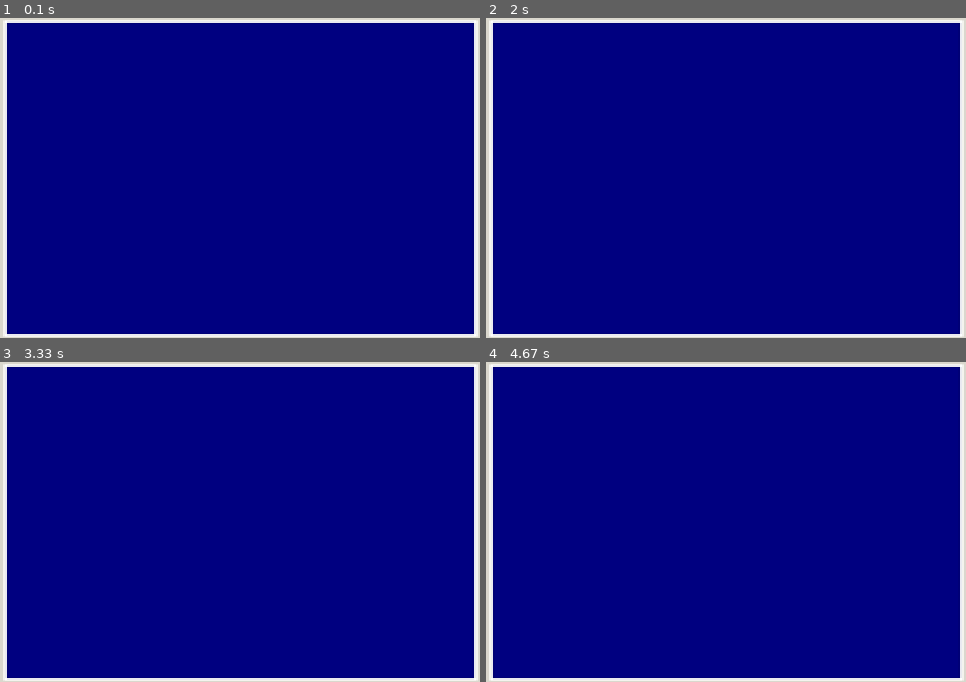
Above: before the commit, frames 1-4 (two rows, left to right).
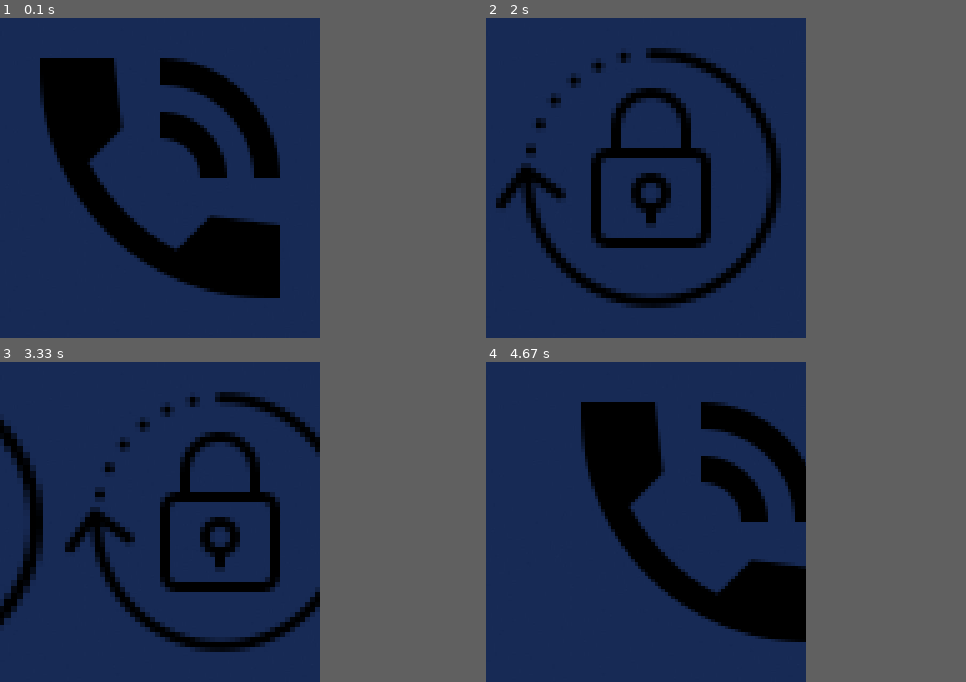
Above: after the commit, the same moments.

Repository: RubelBiswasCS/pygame-app
Game: pygame game, started from main.py
Two runs of this game, one before a commit and one after it. Both use one fixed random seed, a clock stepped at 60 frames per second and the inputs below.
Inputs (mouse positions are in pixels of both pictures, inside the frame that each line leads up to):
- Up to frame 1 (0.1 s): no input
- Up to frame 2 (2 s): press the mouse at (649, 200) at 0.37 s; move the mouse to (606, 187) at 0.47 s; release the mouse at (567, 181) at 0.6 s; press the mouse at (649, 200) at 0.7 s; move the mouse to (706, 245) at 0.8 s; release the mouse at (764, 290) at 0.93 s; press the mouse at (649, 200) at 1.03 s; move the mouse to (586, 184) at 1.13 s; release the mouse at (529, 168) at 1.27 s; press the mouse at (649, 200) at 1.37 s; move the mouse to (706, 248) at 1.47 s; release the mouse at (769, 299) at 1.6 s; press the mouse at (649, 200) at 1.7 s; move the mouse to (687, 174) at 1.8 s; release the mouse at (730, 149) at 1.93 s
- Up to frame 3 (3.33 s): press the mouse at (163, 544) at 2.03 s; move the mouse to (105, 547) at 2.13 s; release the mouse at (57, 554) at 2.27 s; click (57, 480) at 2.38 s; click (172, 509) at 2.72 s; click (273, 595) at 3.05 s
- Up to frame 4 (4.67 s): click (577, 464) at 3.38 s; click (615, 509) at 3.72 s; click (586, 445) at 4.05 s; click (534, 634) at 4.38 s
In our replay, the window is 480x320 before the commit and 320x320 after it. These sizes can differ from the game's own. Grey fills any space a smaller window leaves; there, only what the larger window draws over its background counts as a difference.

The runs differ from the first frame. In frame 1, 69% of the frame differs, in the area x 0-100%, y 0-100%; in frame 2, 69%; in frame 3, 69%; in frame 4, 69%.

Commit message:
modified: implemented swipe, added icons

Diff:
--- a/main.py
+++ b/main.py
@@ -1,24 +1,88 @@
 import pygame, sys
+
+mousedown_pos = None
+mouseup_pos = None
+mousedown_x_pos = None
+mouseup_x_pos = None
+mode_list = []
+def draw_icon():
+    # icon_rect = icon_surface.get_rect(center=(x_pos, 160))
+    # info_icon_rect = info_icon_surface.get_rect(center=(x_pos+display_width, 160))
+    # access_icon_rect = access_icon_surface.get_rect(center=(x_pos+display_width+display_width, 160))
+    # screen.blit(icon_surface, icon_rect)
+    # screen.blit(info_icon_surface, info_icon_rect)
+    # screen.blit(access_icon_surface, access_icon_rect)
+    for idx, mode in enumerate(mode_list):
+        mode_rect = mode.get_rect(center=(x_pos+(display_width*idx), 160))
+        screen.blit(mode, mode_rect)
+
 
 pygame.init()
 
-display_width = 480
+display_width = 320
 display_height = 320
 fps = 30
+
+icon_width = 320
+icon_height = 320
+
+
 
 screen = pygame.display.set_mode((display_width, display_height))
 clock = pygame.time.Clock()
 
-bg_surface = pygame.image.load('assets/bg_image.png')
-bg_surface = pygame.transform.scale(bg_surface, (480, 320))
+bg_surface = pygame.image.load('assets/bg_image.png').convert()
+bg_surface = pygame.transform.scale(bg_surface, (display_width, display_height))
+icon_surface = pygame.image.load('assets/talk.png').convert_alpha()
+icon_surface = pygame.transform.scale(icon_surface, (icon_width, icon_height))
+
+info_icon_surface = pygame.transform.scale(
+                        pygame.image.load('assets/info.png').convert_alpha(), (icon_width, icon_height))
+access_icon_surface = pygame.transform.scale(
+                        pygame.image.load('assets/access.png').convert_alpha(), (icon_width, icon_height))
+
+mode_list = [icon_surface, info_icon_surface, access_icon_surface]
+x_pos = display_width/2
 
 while True:
     for event in pygame.event.get():
         if event.type == pygame.QUIT:
             pygame.quit()
             sys.exit()
+        if event.type == pygame.MOUSEBUTTONDOWN:
+            mousedown_pos = pygame.mouse.get_pos()
+            mousedown_x_pos = x_pos
+            # print(mousedown_pos)
+            # print('mousebtn down', x_pos)
+        if event.type == pygame.MOUSEBUTTONUP:
+            mouseup_pos = pygame.mouse.get_pos()
+            mouseup_x_pos = x_pos
+            # print(mouseup_pos)
+            # print('mousebtn up', x_pos)
+    screen.blit(bg_surface, (0,0))
 
-    screen.blit(bg_surface, (0,0))
+    if mousedown_pos:
+        current_mouse_pos = pygame.mouse.get_pos()
+        x_pos = mousedown_x_pos-(mousedown_pos[1]-current_mouse_pos[0])
+
+    if(mousedown_pos and mouseup_pos):
+        if mousedown_pos[0] > mouseup_pos[0]:
+            x_pos = mousedown_x_pos-320
+            mouseup_x_pos = None
+            mousedown_pos = None
+            mouseup_pos = None
+        elif mousedown_pos[0] < mouseup_pos[0]:
+            x_pos = mousedown_x_pos+320
+            mousedown_x_pos = None
+            mousedown_pos = None
+            mouseup_pos = None
+
+    draw_icon()
+    # print(x_pos)
+    if x_pos <= (-480*2)+190:
+        x_pos = 160
+    elif x_pos >= 160+190:
+        x_pos = (-480)
 
     pygame.display.update()
     clock.tick(fps)
Binary file added: assets/access.png
Binary file added: assets/access_v2.png
Binary file added: assets/bd_blue_shade.png
Binary file added: assets/bg_blue_abstract.png
Binary file changed: assets/bg_image.png
Binary file added: assets/info.png
Binary file added: assets/network.png
Binary file added: assets/settings.png
Binary file added: assets/talk.png
